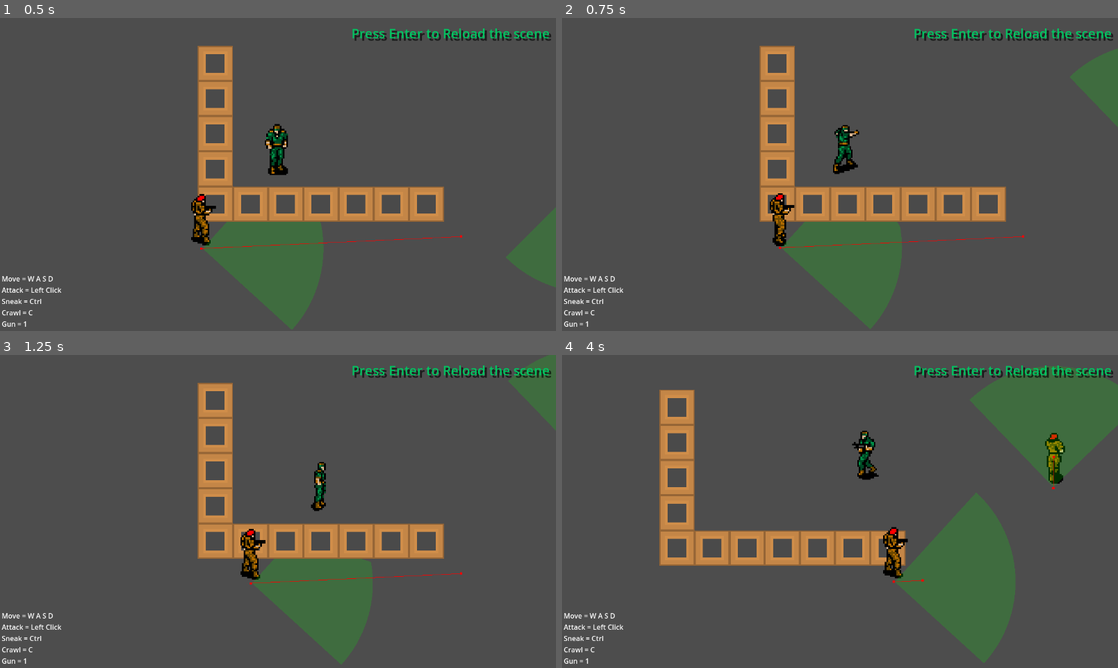
Above: before the commit, frames 1-4 (two rows, left to right).
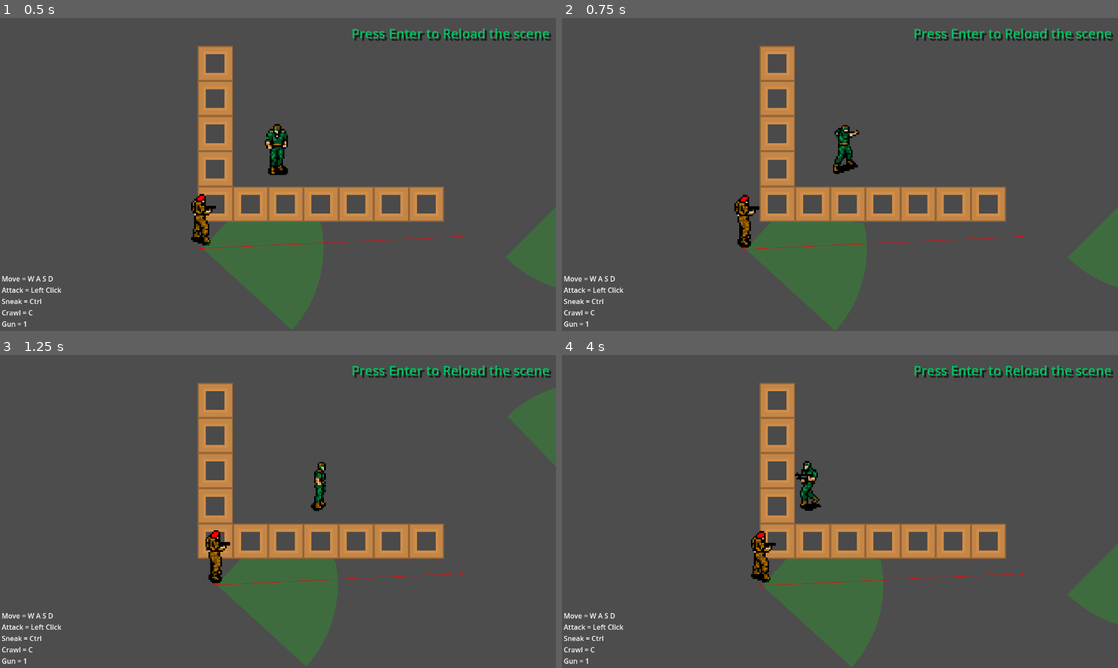
Above: after the commit, the same moments.

Repository: Heisenberg-87s/project_gus
Game: Godot game, scene res://playground.tscn
The game is run twice, just before and just after one commit, with the same random seed, the same clock (stepped at 60 frames per second) and the same inputs.
Inputs (mouse positions are in pixels of both pictures, inside the frame that each line leads up to):
- Up to frame 1 (0.5 s): no input
- Up to frame 2 (0.75 s): tap Enter (reload_scene, bound only after the commit) at 0.5 s; move the mouse to (962, 158) at 0.52 s; hold D (right) from 0.53 s (still down); click (962, 158) at 0.6 s
- Up to frame 3 (1.25 s): keep holding D (right)
- Up to frame 4 (4 s): tap Enter (reload_scene, bound only after the commit) every 0.75 s from 1.25 to 3.5 s; move the mouse to (728, 527) at 1.27 s; release D (right) at 1.28 s; hold S (down) 1.28-2.03 s; tap C (crawl) at 1.35 s; move the mouse to (895, 442) at 2.02 s; hold D (right) 2.03-2.78 s; hold Shift (run) 2.03-2.78 s; move the mouse to (812, 574) at 2.77 s; hold W (up) 2.78-3.53 s; tap Ctrl (sneak) at 2.85 s; move the mouse to (1006, 558) at 3.52 s; hold A (left) from 3.53 s (still down); tap 1 (weapon_swap) at 3.6 s

Frame 1 is identical in both runs. In frame 2, 7.0% of the frame differs, in the area x 31-100%, y 9-100%; in frame 3, 6.0%; in frame 4, 28%, in the area x 17-100%, y 3-100%.

Commit message:
Fixed can't punch

Diff:
--- a/enemy/hurtbox.gd
+++ b/enemy/hurtbox.gd
@@ -1,9 +1,9 @@
 extends Area2D
 # Hurtbox Area for Enemy
 # - Child of Enemy node.
-# - Calls parent.stun(duration) on bullet/punch hits.
-@export var bullet_stun_duration: float = 30.0
-@export var punch_stun_duration: float = 10.0
+# - Calls parent.hit(duration) on bullet/punch hits (instead of stun).
+@export var bullet_hit_duration: float = 30.0
+@export var punch_hit_duration: float = 10.0
 
 @onready var _enemy := get_parent()
 
@@ -35,8 +35,8 @@
 
 func _apply_bullet_hit(source: Node) -> void:
 	if _enemy and is_instance_valid(_enemy):
-		if _enemy.has_method("stun"):
-			_enemy.stun(bullet_stun_duration)
+		if _enemy.has_method("hit"):
+			_enemy.hit(bullet_hit_duration)
 		elif _enemy.has_method("take_damage"):
 			_enemy.take_damage(30)
 	# destroy bullet if it exposes queue_free
@@ -45,7 +45,7 @@
 
 func _apply_punch_hit(source: Node) -> void:
 	if _enemy and is_instance_valid(_enemy):
-		if _enemy.has_method("stun"):
-			_enemy.stun(punch_stun_duration)
+		if _enemy.has_method("hit"):
+			_enemy.hit(punch_hit_duration)
 		elif _enemy.has_method("take_damage"):
 			_enemy.take_damage(10)
--- a/enemy/script/enemy.gd
+++ b/enemy/script/enemy.gd
@@ -52,7 +52,7 @@
 # -----------------------
 # สถานะรันไทม์ / AI
 # -----------------------
-enum AIState { NORMAL, COMBAT, SEARCH }
+enum AIState { NORMAL, COMBAT, SEARCH, DETECT }
 var ai_state: int = AIState.NORMAL
 
 var _patrol_points: Array = []
@@ -69,6 +69,7 @@
 @onready var _sight_polygon: Polygon2D = get_node_or_null("SightCone") as Polygon2D
 
 var is_stunned: bool = false
+var is_hit: bool = false   # ใหม่: ถูกโจมตี (hit) ชั่วคราว (ต่างจาก stun)
 
 var _original_sight_distance: float = 0.0
 var _combat_pause_timer: float = 0.0
@@ -111,7 +112,8 @@
 			_can_stun = true
 
 	_update_sight_visual_and_detection()
-	if is_stunned:
+	# ถ้าอยู่ในสถานะ stunned หรือ ถูก hit (is_hit) ให้หยุดทำงานชั่วคราว
+	if is_stunned or is_hit:
 		velocity = Vector2.ZERO
 		move_and_slide()
 		_update_animation()
@@ -241,6 +243,19 @@
 		dir_str = "side"
 	var state_str: String = "idle" if velocity.length() <= 5.0 else "walk"
 	var anim_name: String = state_str + "_" + dir_str
+	# ถ้ามี animation "hit" หรือ "stun" ให้แสดงตามสถานะ
+	if is_stunned and _anim.sprite_frames.has_animation("stun"):
+		if _current_anim != "stun":
+			_current_anim = "stun"
+			_anim.animation = "stun"
+			_anim.play()
+		return
+	if is_hit and _anim.sprite_frames.has_animation("hit"):
+		if _current_anim != "hit":
+			_current_anim = "hit"
+			_anim.animation = "hit"
+			_anim.play()
+		return
 	if _anim.sprite_frames.has_animation(anim_name):
 		if _current_anim != anim_name:
 			_current_anim = anim_name
@@ -475,6 +490,34 @@
 	_stun_cooldown_timer = cd
 	# _can_stun จะถูกเปิดอีกครั้งใน _physics_process เมื่อ timer เป็น 0
 
+# ใหม่: ถูกโจมตี (hit) ชั่วคราว — หยุดการเคลื่อนที่/AI ชั่วคราว แต่ไม่เกี่ยวกับ stun-cooldown
+func hit(duration: float) -> void:
+	# หากกำลัง stun อยู่หรือกำลังถูก hit อยู่ ให้ข้าม
+	if is_stunned or is_hit:
+		return
+	is_hit = true
+	velocity = Vector2.ZERO
+	move_and_slide()
+	if agent != null:
+		if agent.has_method("set_target_position"):
+			agent.set_target_position(global_position)
+		elif "target_position" in agent:
+			agent.target_position = global_position
+	# เล่นอนิเมชัน "hit" หากมี มิฉะนั้นให้เรียกอัพเดตอนิเมชันปกติ
+	if _anim != null and _anim.sprite_frames != null and _anim.sprite_frames.has_animation("hit"):
+		_current_anim = "hit"
+		_anim.animation = "hit"
+		_anim.play()
+	else:
+		_update_animation()
+	await get_tree().create_timer(duration).timeout
+	if is_hit:
+		_end_hit()
+
+func _end_hit() -> void:
+	is_hit = false
+	_update_animation()
+
 func _get_player_node() -> Node:
 	var arr = get_tree().get_nodes_in_group("player")
 	if arr.size() > 0:
--- a/player/script/player.gd
+++ b/player/script/player.gd
@@ -149,6 +149,9 @@
 	if state == State.PUNCH and not _punch_auto_end_by_anim and _punch_timer <= 0.0:
 		_end_punch()
 	_update_animation()
+	# ---- Reload scene ----
+	if Input.is_action_just_pressed("reload_scene"):
+		get_tree().reload_current_scene()
 
 func _physics_process(delta: float) -> void:
 	var target_speed: float = _get_speed_for_state()
--- a/project.godot
+++ b/project.godot
@@ -83,6 +83,11 @@
 "events": [Object(InputEventKey,"resource_local_to_scene":false,"resource_name":"","device":-1,"window_id":0,"alt_press …(191 unchanged characters)…
 ]
 }
+reload_scene={
+"deadzone": 0.2,
+"events": [Object(InputEventKey,"resource_local_to_scene":false,"resource_name":"","device":-1,"window_id":0,"alt_pressed":false,"shift_pressed":false,"ctrl_pressed":false,"meta_pressed":false,"pressed":false,"keycode":0,"physical_keycode":4194309,"key_label":0,"unicode":0,"location":0,"echo":false,"script":null)
+]
+}
 
 [layer_names]
 
@@ -96,3 +101,4 @@
 
 textures/canvas_textures/default_texture_filter=0
 renderer/rendering_method="gl_compatibility"
+renderer/rendering_method.mobile="gl_compatibility"
